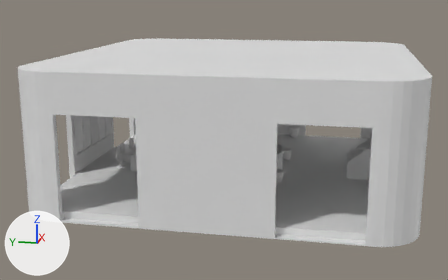
The FBX model SpaceStation/Assets/_Project/Art/Models/Interior/SM_Interior_EvoSolar.fbx: old version first, new version second.
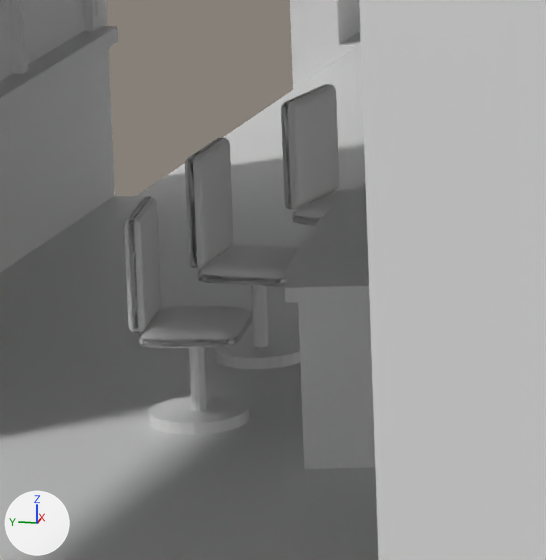
The first picture shows the older version from a 50 mm lens placed at (-31.53, -8.69, 6.87), pointed at (-4.42, -3.27, 0.09). The close-ups show the older and then the newer version on the part from 23% to 34% of the width and 46% to 64% of the height of that picture. Only the edits that show in the close-ups are written down. Every picture has the same lights, and +X, +Y and +Z are marked at lower left. Where no turn or scale is listed for an object, it has been applied to the vertices.

The first close-up shows 'INT_EvoSolar_Glass', 'INT_EvoSolar_Shell', 'INT_EvoSolar_Soft'.
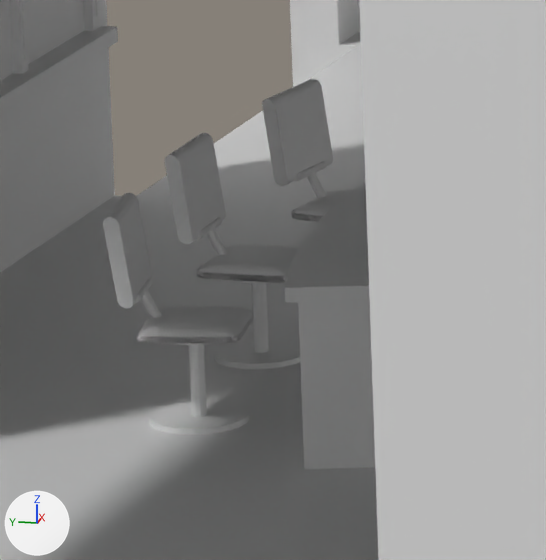
What differs and where, as boxes (x1, y1, x2, y2) in the close-ups (546 x 560 px; the box of a moved part takes in the faces that stretch with it):
'INT_EvoSolar_Soft', reshaped (9% wider)
    before: (124, 84, 354, 348)
    after: (103, 79, 354, 344)
part 1 of me_int_evosolar_shell_013, added
    after: (197, 217, 222, 239)
part 2 of me_int_evosolar_shell_013, added (mostly hidden)
    after: (172, 343, 204, 345)
part 3 of me_int_evosolar_shell_013, added
    after: (295, 161, 327, 182)
part 4 of me_int_evosolar_shell_013, added
    after: (141, 288, 162, 318)
part 5 of me_int_evosolar_shell_013, added
    after: (135, 279, 152, 303)
part 6 of me_int_evosolar_shell_013, moved or reshaped
    before: (149, 285, 300, 434)
    after: (149, 282, 300, 434)
part 7 of me_int_evosolar_soft_008, added
    after: (262, 79, 333, 186)
part 8 of me_int_evosolar_soft_008, added
    after: (165, 133, 226, 244)
part 9 of me_int_evosolar_soft_008, added
    after: (103, 193, 152, 308)
part 10 of me_int_evosolar_soft_008, moved or reshaped
    before: (281, 84, 354, 226)
    after: (291, 189, 354, 222)
part 11 of me_int_evosolar_soft_008, moved or reshaped
    before: (124, 197, 252, 348)
    after: (137, 306, 254, 344)
part 12 of me_int_evosolar_soft_008, moved or reshaped
    before: (185, 138, 298, 287)
    after: (197, 245, 298, 283)

Diff of the bpy script that builds the scene:
```diff
--- a/SpaceStation/Assets/_Project/Art/Models/Interior/SM_Interior_EvoSolar.fbx.py
+++ b/SpaceStation/Assets/_Project/Art/Models/Interior/SM_Interior_EvoSolar.fbx.py
@@ me_int_evosolar_soft_008 @@
-me_int_evosolar_soft_008.from_pydata(...)  # 1530 vertices, 1542 faces; spans x -5.22..-2.78, y 1.29..1.84, z -0.94..-0.4
+me_int_evosolar_soft_008.from_pydata(...)  # 978 vertices, 942 faces; spans x -5.22..-2.78, y 1.28..1.92, z -0.93..-0.39
+# me_int_evosolar_soft_008 part 7: a new loose piece of 32 vertices spanning x -3.19..-2.78, y 1.69..1.86, z -0.77..-0.39, in mat_paint (white #e7e7e7)
+# me_int_evosolar_soft_008 part 8: a new loose piece of 32 vertices spanning x -4.2..-3.8, y 1.81..1.92, z -0.77..-0.39, in mat_paint (white #e7e7e7)
+# me_int_evosolar_soft_008 part 9: a new loose piece of 32 vertices spanning x -5.22..-4.81, y 1.69..1.86, z -0.77..-0.39, in mat_paint (white #e7e7e7)
+# me_int_evosolar_soft_008 part 10: 8 vertices moved within x -3.25..-2.8, y 1.45..1.75, z -0.92..-0.86; 496 vertices removed from x -3.27..-2.78, y 1.29..1.78, z -0.94..-0.4; 280 vertices added at x -3.26..-2.79, y 1.28..1.75, z -0.93..-0.85
+# me_int_evosolar_soft_008 part 11: 8 vertices moved within x -5.2..-4.75, y 1.45..1.75, z -0.92..-0.86; 496 vertices removed from x -5.22..-4.73, y 1.29..1.78, z -0.94..-0.4; 280 vertices added at x -5.21..-4.74, y 1.28..1.75, z -0.93..-0.85
+# me_int_evosolar_soft_008 part 12: 10 vertices moved within x -4.21..-3.79, y 1.41..1.8, z -0.92..-0.88; 482 vertices removed from x -4.22..-3.78, y 1.4..1.84, z -0.94..-0.4; 266 vertices added at x -4.21..-3.79, y 1.39..1.81, z -0.93..-0.85
 me_int_evosolar_soft_008.materials.append(mat_paint)
@@ me_int_evosolar_shell_013 @@
-me_int_evosolar_shell_013.from_pydata(...)  # 17580 vertices, 33920 faces; spans x -11.45..3.45, y -11.45..3.45, z -1.6..4.0
+me_int_evosolar_shell_013.from_pydata(...)  # 17988 vertices, 34604 faces; spans x -11.45..3.45, y -11.45..3.45, z -1.6..4.0
+# me_int_evosolar_shell_013 part 1: a new loose piece, an 8-sided cylinder along x spanning x -4.12..-3.88, y 1.796..1.834, z -0.769..-0.731, in mat_evowhite (white #e7e7e7)
+# me_int_evosolar_shell_013 part 2: a new loose piece, a 20-sided cylinder along z spanning x -5.124..-4.821, y 1.363..1.667, z -0.935..-0.915, in mat_evowhite (white #e7e7e7)
+# me_int_evosolar_shell_013 part 3: a new loose piece of 16 vertices spanning x -3.11..-2.87, y 1.69..1.77, z -0.77..-0.73, in mat_evowhite (white #e7e7e7)
+# me_int_evosolar_shell_013 part 4: a new loose piece of 16 vertices spanning x -5.03..-4.97, y 1.61..1.75, z -0.93..-0.74, in mat_evowhite (white #e7e7e7)
+# me_int_evosolar_shell_013 part 5: a new loose piece of 16 vertices spanning x -5.13..-4.89, y 1.69..1.77, z -0.77..-0.73, in mat_evowhite (white #e7e7e7)
+# me_int_evosolar_shell_013 part 6: 108 vertices moved from x -5.17..-2.83, y 1.31..1.8, z -1.27..-1.25 to x -5.17..-2.83, y 1.31..1.8, z -1.28; 20 vertices removed from x -4.86..-3.14, y 0.59..0.73, z -0.53..-0.31; 20 vertices added at x -4.86..-3.14, y 0.58..0.75, z -0.57..-0.3
+# other edits to the shape of me_int_evosolar_shell_013 do not show in these pictures
 me_int_evosolar_shell_013.materials.append(mat_evowhite)
```
